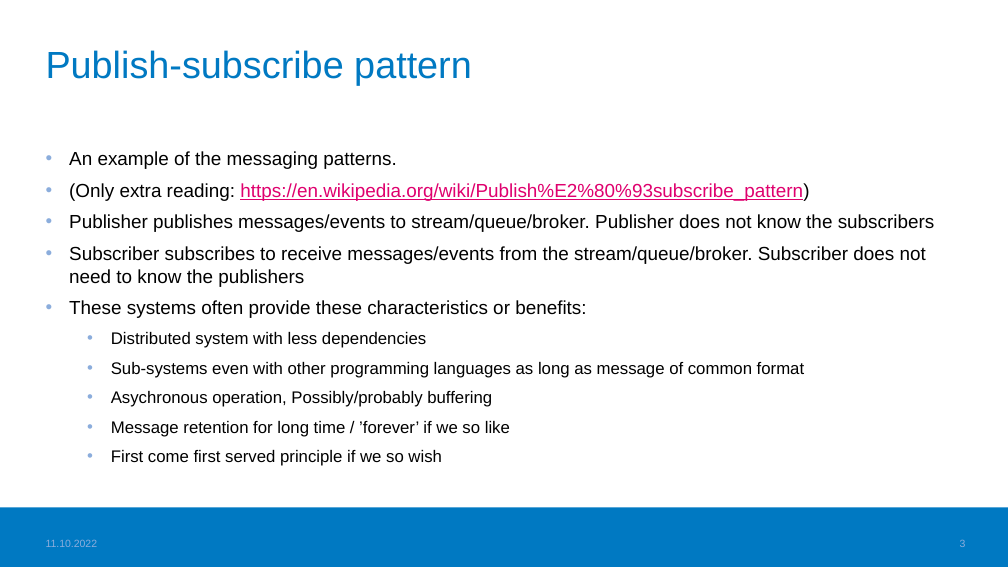
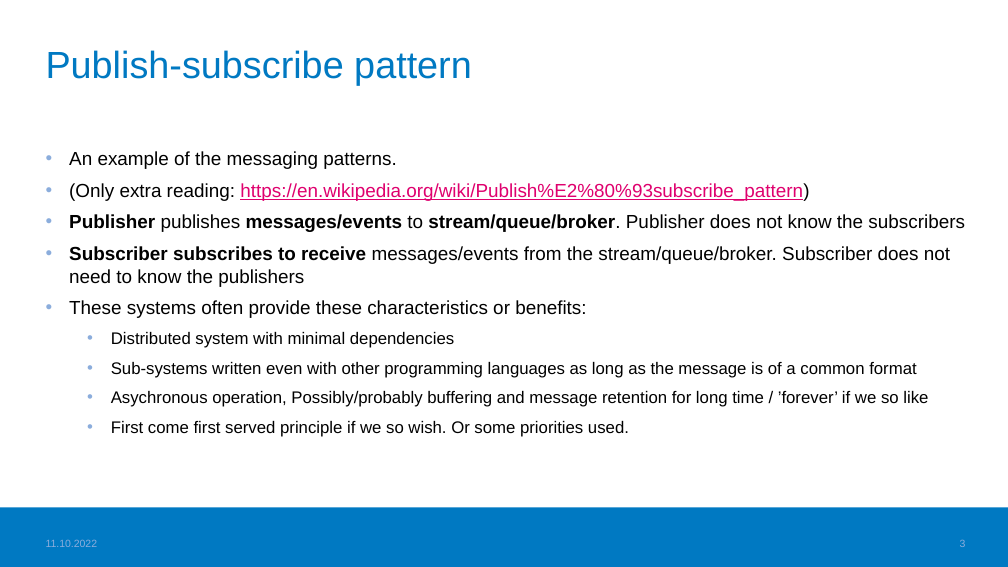
Before and after one commit to haagahelia/ohke-teknologiat, a slide deck: slide 3 of 06_ohjelmistoarkkitehtuurit_ja_patternit/ApacheKafka_DistributedEventStreamOrBroker.pptx. Drawn at 1008x567 pixels with LibreOffice and Linux fonts; fonts in the diff are those of the drawing; background and template pictures are left out. Boxes give left, top, right and bottom in pixels: in the first picture for what was removed or moved away, otherwise in the second. Text is boxed around its words. In the diff, an @@ line names an element or a change of style, - is before the commit and + after.

```diff
--- a/06_ohjelmistoarkkitehtuurit_ja_patternit/ApacheKafka_DistributedEventStreamOrBroker.pptx
+++ b/06_ohjelmistoarkkitehtuurit_ja_patternit/ApacheKafka_DistributedEventStreamOrBroker.pptx
@@ text at box(69, 214, 965, 287): bold on in "Publisher messages/events stream/queue/broker.", "Subscriber subscribes to receive" @@
@@ text at box(111, 332, 928, 437): text changed @@
-  • Distributed system with less dependencies
-  • Sub-systems even with other programming languages as long as message of common format
-  • Asychronous operation, Possibly/probably buffering
-  • Message retention for long time / ’forever’ if we so like
-  • First come first served principle if we so wish
+  • Distributed system with minimal dependencies
+  • Sub-systems written even with other programming languages as long as the message is of a common format
+  • Asychronous operation, Possibly/probably buffering and message retention for long time / ’forever’ if we so like
+  • First come first served principle if we so wish. Or some priorities used.
```
Also in this commit, not shown: 4 other slides changed, 1 slide added, 3 other files.
